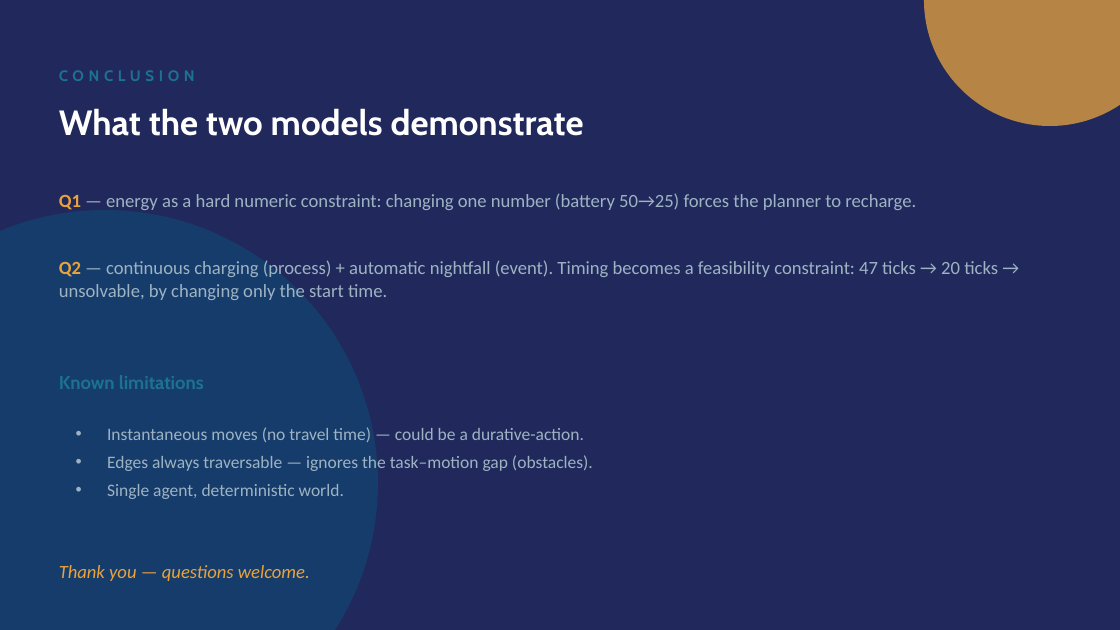
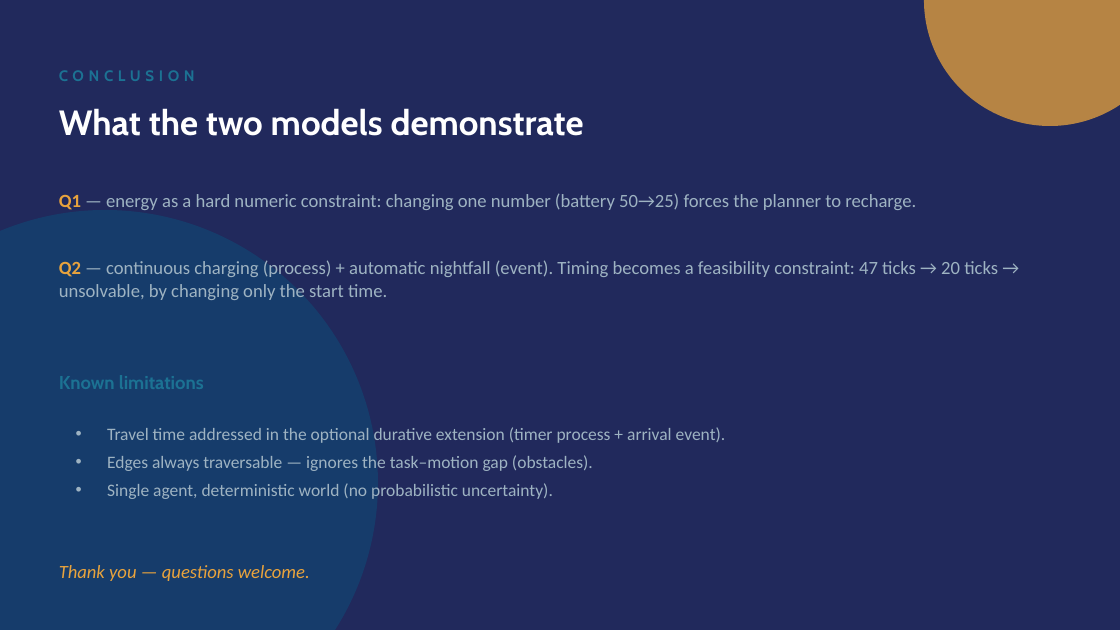
Before and after one commit to HaniBouhraoua09/Planetary-Rover-Solar-Energy-and-Charging-Dynamics, a slide deck: slide 14 of Rover_Presentation.pptx (slide 13 before the commit). Drawn at 1120x630 pixels with LibreOffice and Linux fonts; fonts in the diff are those of the drawing. Boxes give left, top, right and bottom in pixels: in the first picture for what was removed or moved away, otherwise in the second. Text is boxed around its words. In the diff, an @@ line names an element or a change of style, - is before the commit and + after.

```diff
--- a/Rover_Presentation.pptx
+++ b/Rover_Presentation.pptx
@@ text at box(107, 427, 726, 443): text changed @@
-• Instantaneous moves (no travel time) — could be a durative-action.
+• Travel time addressed in the optional durative extension (timer process + arrival event).
@@ text at box(107, 483, 553, 499): text changed @@
-• Single agent, deterministic world.
+• Single agent, deterministic world (no probabilistic uncertainty).
```
Also in this commit, not shown: 1 other slide changed, 1 slide added, 2 other files.
